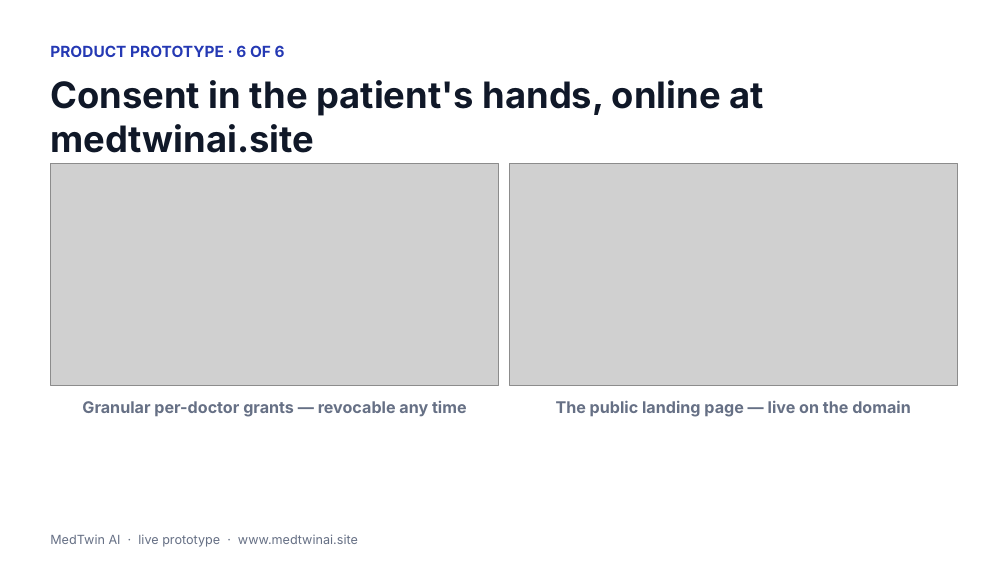
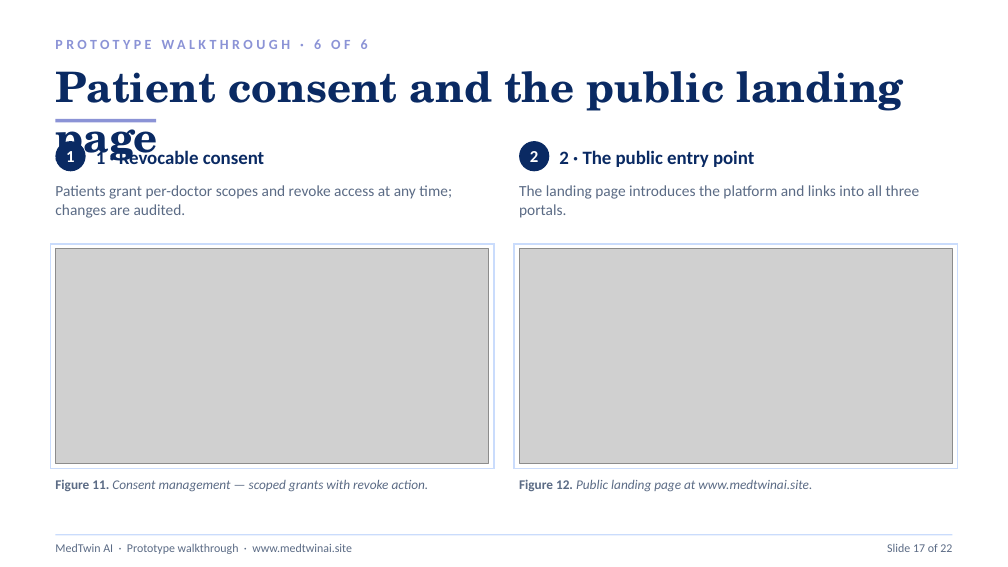
Before and after one commit to simul49/MedTwin-AI, a slide deck: slide 17 of MedTwin-AI-Presentation.pptx. Drawn at 1008x567 pixels with LibreOffice and Linux fonts; fonts in the diff are those of the drawing; grey boxes stand for pictures. Boxes give left, top, right and bottom in pixels: in the first picture for what was removed or moved away, otherwise in the second. Text is boxed around its words. In the diff, an @@ line names an element or a change of style, - is before the commit and + after.

Commit message:
docs: restyle prototype slides to match deck design system (Georgia titles, figure numbering, step badges)

```diff
--- a/MedTwin-AI-Presentation.pptx
+++ b/MedTwin-AI-Presentation.pptx
@@ text at [55, 39, 368, 49]: text changed; size 11 to 10 pt; font Inter to Calibri; text colour #2539B4 to #8B93D6 @@
-PRODUCT PROTOTYPE · 6 OF 6
+PROTOTYPE WALKTHROUGH · 6 OF 6
@@ text at [55, 71, 903, 167]: text changed; size 26 to 30 pt; font Inter to TeX Gyre Schola; text colour #101828 to #0A2A63 @@
-Consent in the patient's hands, online at medtwinai.site
+Patient consent and the public landing page
@@ rectangle added at [55, 119, 156, 123], fill #8B93D6 @@
@@ ellipse added at [55, 141, 86, 171], fill #0A2A63, 12 pt, text #FFFFFF, bold @@
+1
@@ text at [96, 148, 264, 164]: text changed; size 11.5 to 13.5 pt; font Inter to Calibri; text colour #667085 to #0A2A63 @@
-Granular per-doctor grants — revocable any time
+1 · Revocable consent
@@ ellipse added at [519, 141, 549, 171], fill #0A2A63, 12 pt, text #FFFFFF, bold @@
+2
@@ text added at [559, 150, 754, 167], 13.5 pt, text #0A2A63, bold @@
+2 · The public entry point
@@ text added at [55, 185, 452, 218], 11 pt, text #5B6B85 @@
+Patients grant per-doctor scopes and revoke access at any time; changes are audited.
@@ text added at [519, 185, 920, 218], 11 pt, text #5B6B85 @@
+The landing page introduces the platform and links into all three portals.
@@ rectangle added at [50, 244, 494, 469], fill #FFFFFF, outline #CADCFC 1 pt @@
@@ picture: place and size @@
-picture at [50, 163, 499, 385]
+picture at [55, 249, 489, 464]
@@ rectangle added at [514, 244, 958, 469], fill #FFFFFF, outline #CADCFC 1 pt @@
@@ picture: place and size @@
-picture at [509, 163, 958, 385]
+picture at [519, 249, 953, 464]
@@ text removed at [556, 401, 910, 417] @@
-The public landing page — live on the domain
@@ text added at [519, 479, 812, 491], 9.5 pt, text #5B6B85, italic @@
+Figure 12. Public landing page at www.medtwinai.site.
@@ text added at [55, 480, 429, 491], 9.5 pt, text #5B6B85, italic @@
+Figure 11. Consent management — scoped grants with revoke action.
@@ rectangle added at [55, 534, 953, 535], fill #CADCFC @@
@@ text at [55, 544, 352, 554]: text changed; size 9 to 8.5 pt; font Inter to Calibri; text colour #667085 to #5B6B85 @@
-MedTwin AI · live prototype · www.medtwinai.site
+MedTwin AI · Prototype walkthrough · www.medtwinai.site
@@ text added at [887, 544, 952, 552], 8.5 pt, text #5B6B85 @@
+Slide 17 of 22
```
Also in this commit, not shown: 5 other slides changed.
